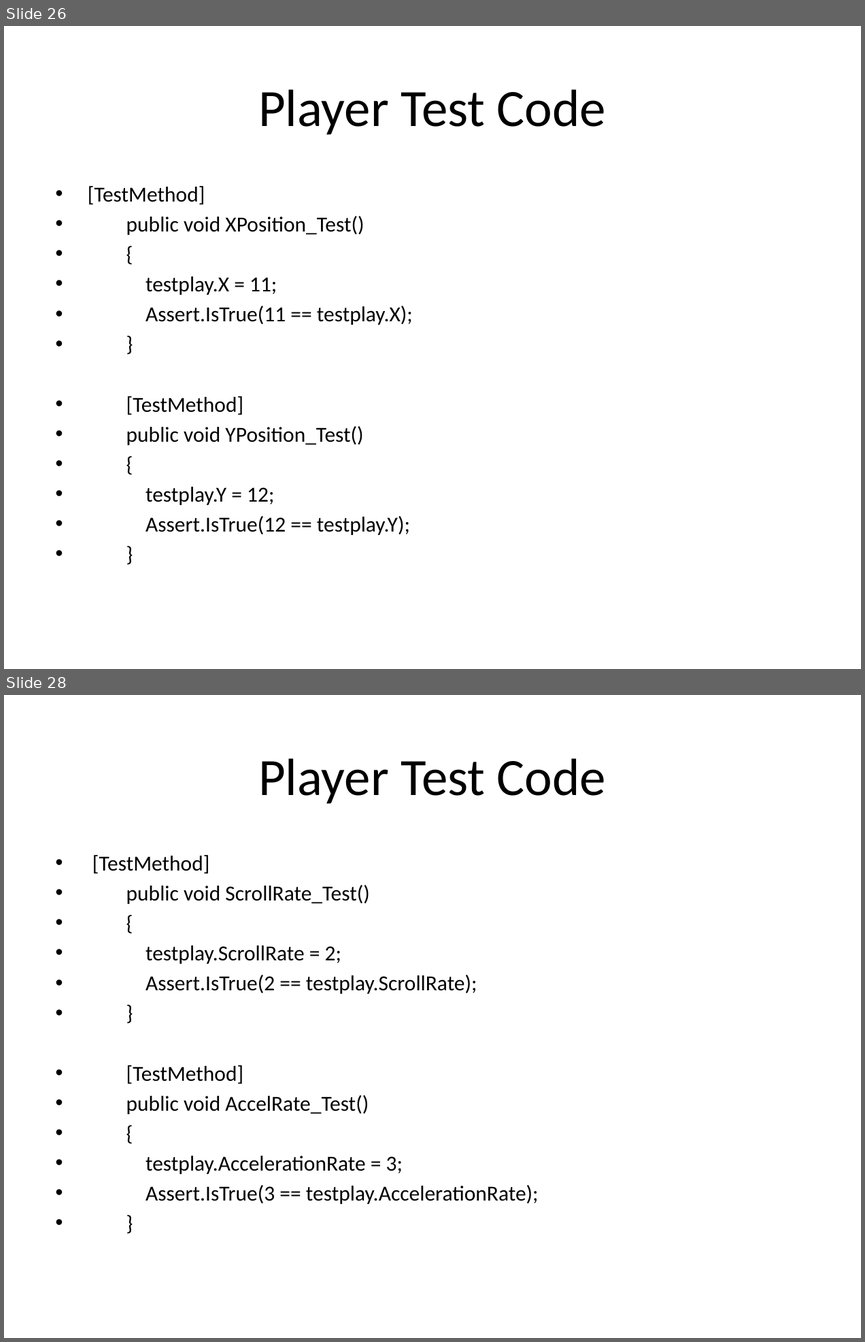
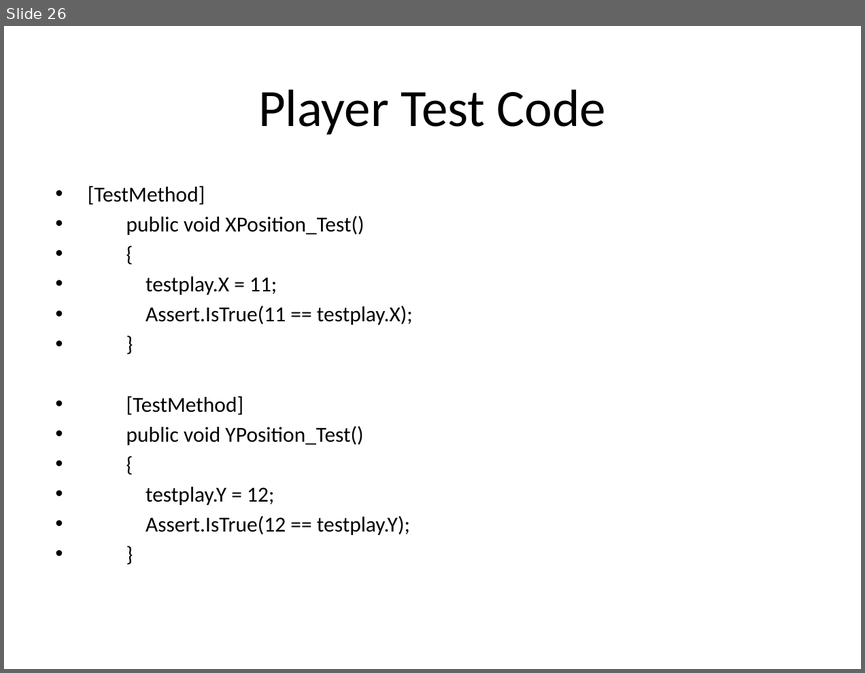
Before and after one commit to MADVargr/Team15, a slide deck: Project Starfighter 1.0.pptx. Shown one above the other, each under a label of ours: slides 26 and 28 before the commit, slide 26 after it; the slides between them are not shown. The pictures are 865x1342 and 865x673 pixels, drawn with LibreOffice and Linux fonts; fonts in the diff are those of the drawing; background and template pictures are left out. Boxes give left, top, right and bottom in pixels: in the first picture for what was removed or moved away, otherwise in the second. Text is boxed around its words. In the diff, an @@ line names an element or a change of style, - is before the commit and + after.

```diff
--- a/Project Starfighter 1.0.pptx
+++ b/Project Starfighter 1.0.pptx
@@ slide 28 removed at bbox=[4, 695, 861, 1338], background picture (left out) @@
@@ title removed at bbox=[258, 758, 606, 804] @@
-Player Test Code
@@ text removed at bbox=[92, 855, 538, 1204] @@
-• [TestMethod]
-• public void ScrollRate_Test()
-• {
-• testplay.ScrollRate = 2;
-• Assert.IsTrue(2 == testplay.ScrollRate);
-• }
-• [TestMethod]
-• public void AccelRate_Test()
-• {
-• testplay.AccelerationRate = 3;
-• Assert.IsTrue(3 == testplay.AccelerationRate);
-• }
```
Also in this commit, not shown: 1 slide changed, 1 other slide removed, 14 other files.
